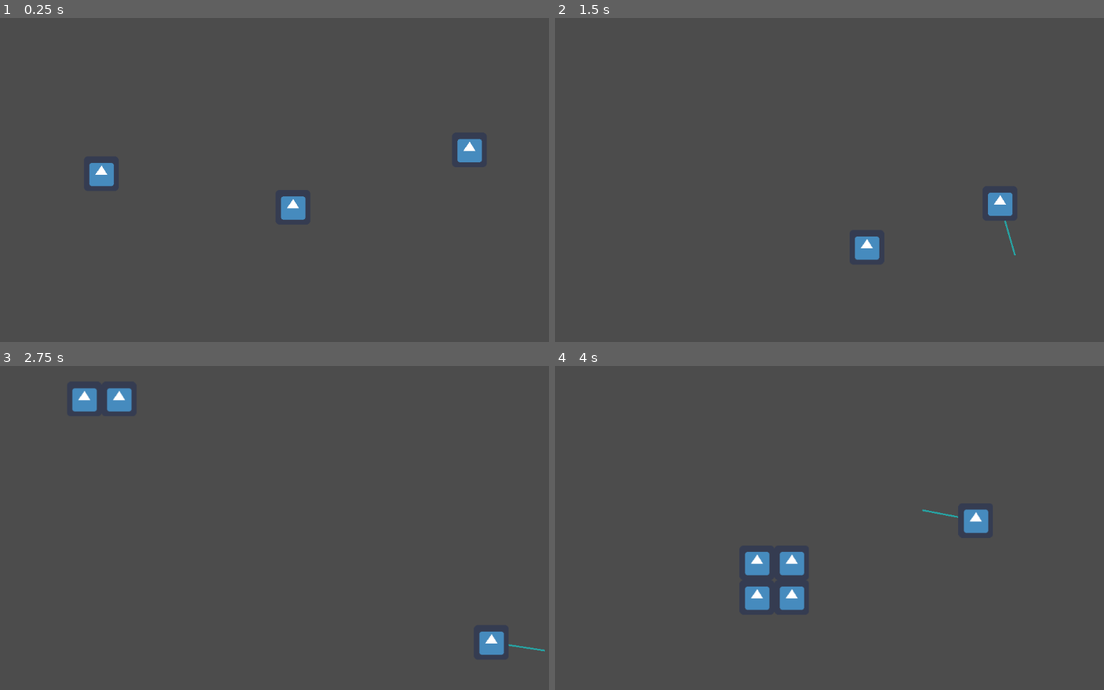
Above: before the commit, frames 1-4 (two rows, left to right).
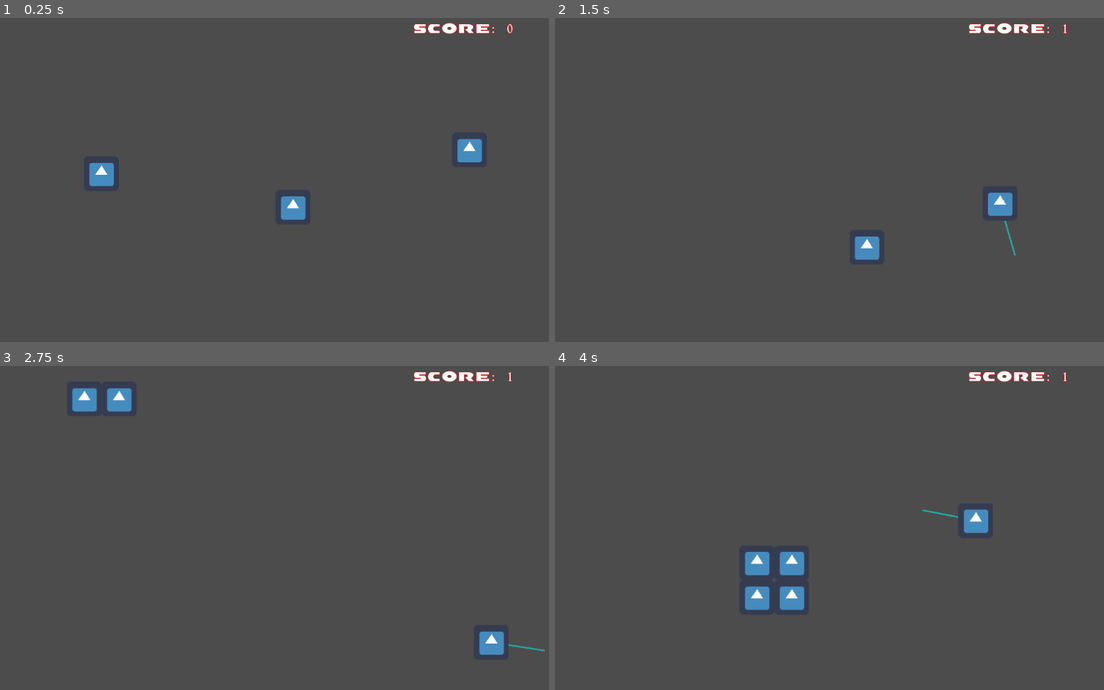
Above: after the commit, the same moments.

Repository: csweet22/FamilyFeud
Game: Godot game, scene res://Main.tscn
The game is run twice, just before and just after one commit, with the same random seed, the same clock (stepped at 60 frames per second) and the same inputs. The engine's default icon, where the game draws it, is replaced by a stand-in: a white triangle on a blue panel in a dark square.
Inputs:
- Up to frame 1 (0.25 s): no input
- Up to frame 2 (1.5 s): hold D (move_right) 0.53-1.28 s; tap Space (dash) at 0.6 s; hold S (move_down) from 1.28 s (still down); tap 1 at 1.35 s
- Up to frame 3 (2.75 s): release S (move_down) at 2.03 s; hold D (move_right) from 2.03 s (still down); hold 2 from 2.03 s (still down)
- Up to frame 4 (4 s): release D (move_right) at 2.78 s; release 2 at 2.78 s; hold W (move_up) 2.78-3.53 s; tap 3 at 2.85 s; hold A (move_left) from 3.53 s (still down); hold 4 from 3.53 s (still down)

The runs differ from the first frame. In frame 1, 0.4% of the frame differs, in the area x 75-94%, y 1-5%; in frame 2, 0.4%; in frame 3, 0.4%; in frame 4, 0.4%.

Commit message:
connected connections

Diff:
--- /dev/null
+++ b/GameManager.gd
@@ -0,0 +1,31 @@
+extends Node
+
+
+var ms = 1
+var score = 0
+func _on_counter_timeout():
+	score += ms
+	score = ms
+	pass
+
+func increase_points_per_second():
+	ms += 1
+
+func _process(delta):
+	#if break apart signal received-> check if 2 break apart or 4
+	$Score.set_text("SCORE:" + str(score))
+
+	# Have a way to detect every time objects collide
+
+func example():
+	$Score/counter.wait_time = 1
+
+func _on_KinematicBody2D_double_was_broken():
+	print("double broken")
+	score += 100
+
+func _quad_was_broken():
+	print("quad broken!")
+
+func _object_became_quad():
+	print("an obj has become quad!")
--- a/GameManager.tscn
+++ b/GameManager.tscn
@@ -1,7 +1,7 @@
 [gd_scene load_steps=4 format=2]
 
+[ext_resource path="res://GameManager.gd" type="Script" id=1]
 [ext_resource path="res://mario_kart_f2.ttf" type="DynamicFontData" id=2]
-[ext_resource path="res://Score.gd" type="Script" id=3]
 
 [sub_resource type="DynamicFont" id=2]
 size = 23
@@ -10,6 +10,7 @@
 font_data = ExtResource( 2 )
 
 [node name="GameManager" type="Node"]
+script = ExtResource( 1 )
 
 [node name="Score" type="RichTextLabel" parent="."]
 margin_left = 769.0
@@ -17,10 +18,9 @@
 margin_right = 1025.0
 margin_bottom = 61.0
 custom_fonts/normal_font = SubResource( 2 )
-script = ExtResource( 3 )
 
 [node name="counter" type="Timer" parent="Score"]
 wait_time = 0.316
 autostart = true
 
-[connection signal="timeout" from="Score/counter" to="Score" method="_on_counter_timeout"]
+[connection signal="timeout" from="Score/counter" to="." method="_on_counter_timeout"]
--- a/Global.gd
+++ /dev/null
@@ -1,4 +0,0 @@
-extends Node
-
-
-var score = 0
--- a/Main.tscn
+++ b/Main.tscn
@@ -1,7 +1,8 @@
-[gd_scene load_steps=3 format=2]
+[gd_scene load_steps=4 format=2]
 
 [ext_resource path="res://Object.tscn" type="PackedScene" id=1]
 [ext_resource path="res://Player.tscn" type="PackedScene" id=2]
+[ext_resource path="res://GameManager.tscn" type="PackedScene" id=3]
 
 [node name="Root" type="Node2D"]
 
@@ -22,3 +23,8 @@
 
 [node name="CollisionPolygon2D" type="CollisionPolygon2D" parent="StaticBody2D"]
 polygon = PoolVector2Array( 78, 576, 83, 22, 952, 31, 943, 576, 107, 576, 89, 646, 1073, 635, 1064, -160, -108, -153, -16, 623 )
+
+[node name="GameManager" parent="." groups=["GameManager"] instance=ExtResource( 3 )]
+
+[connection signal="double_was_broken" from="KinematicBody2D" to="GameManager" method="_on_KinematicBody2D_double_was_broken"]
+[connection signal="double_was_broken" from="KinematicBody2D2" to="GameManager" method="_on_KinematicBody2D2_double_was_broken"]
--- a/Object.tscn
+++ b/Object.tscn
@@ -98,7 +98,6 @@
 shape = SubResource( 6 )
 
 [node name="Quad" type="CollisionPolygon2D" parent="SplitBox"]
-visible = false
 polygon = PoolVector2Array( -33, -72, 28, -72, 28, -26, 74, -27, 73, 36, 32, 35, 34, 71, -32, 72, -30, 37, -74, 39, -74, -30, -34, -30 )
 disabled = true
 
--- a/ObjectBehaviour.gd
+++ b/ObjectBehaviour.gd
@@ -24,6 +24,16 @@
 	Singleton.obj_id += 1
 	all_off()
 	set_single()
+	var children = get_parent().get_children()
+
+	var gm
+	for child in children:
+		if child.is_in_group("GameManager"):
+			gm = child
+
+	self.connect("double_was_broken", gm, "_on_KinematicBody2D_double_was_broken")
+	self.connect("quad_was_broken", gm, "_quad_was_broken")
+	self.connect("object_became_quad", gm, "_object_became_quad")
 
 func _process(delta):
 	if Input.is_key_pressed(KEY_1):
--- a/Score.gd
+++ /dev/null
@@ -1,14 +0,0 @@
-extends RichTextLabel
-
-var ms = 0
-var score = 0
-func _on_counter_timeout():
-	ms+=1
-	score = ms
-	pass
-
-func _process(delta):
-	#if break apart signal received-> check if 2 break apart or 4
-	set_text("SCORE:" + str(score))
-
-	# Have a way to detect every time objects collide
Not shown: 2 places in Object.tscn that only renumber resources
